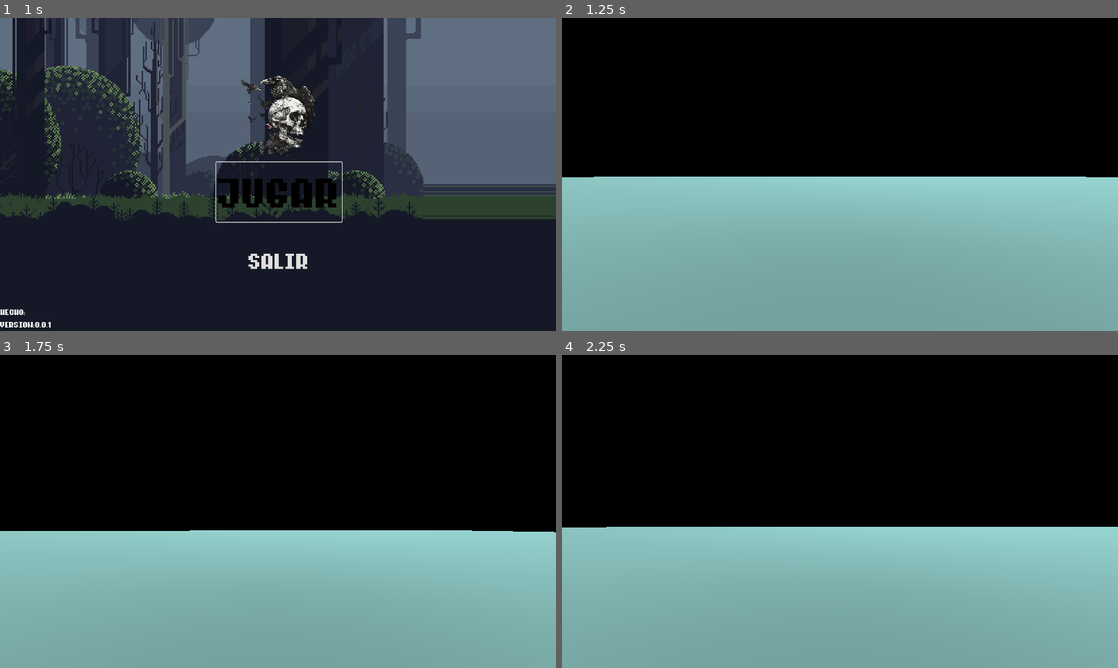
Above: before the commit, frames 1-4 (two rows, left to right).
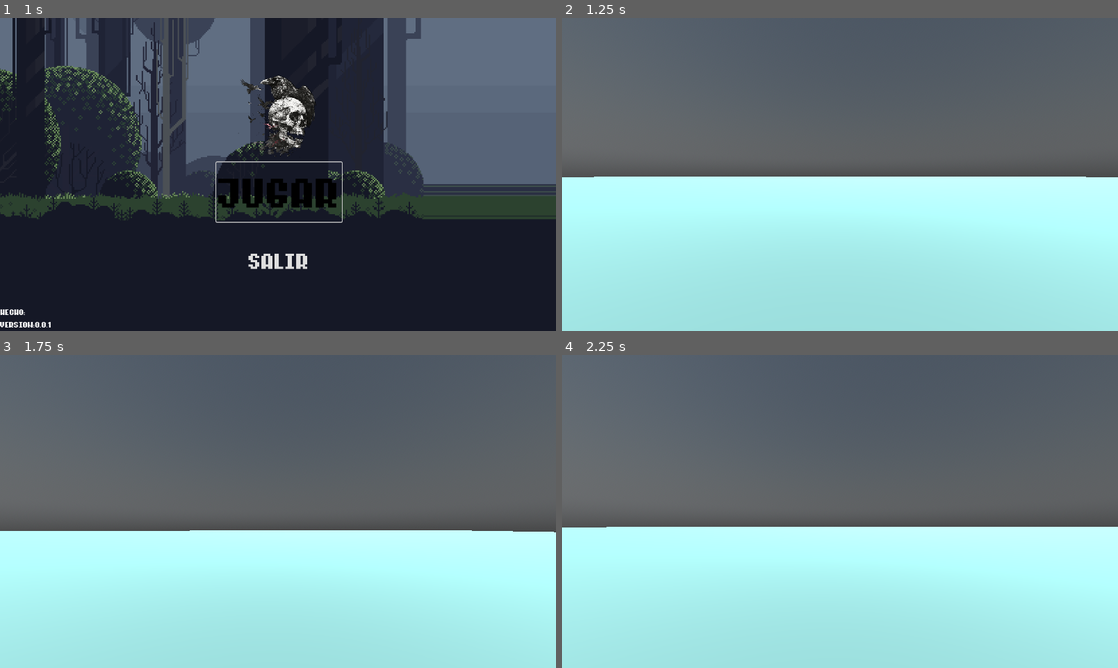
Above: after the commit, the same moments.

Repository: Datane/ShooterGodot
Game: Godot game, scene res://botones.tscn
The game is run twice, just before and just after one commit, with the same random seed, the same clock (stepped at 60 frames per second) and the same inputs.
Inputs (mouse positions are in pixels of both pictures, inside the frame that each line leads up to):
- Up to frame 1 (1 s): click "Jugar" at 0.5 s
- Up to frame 2 (1.25 s): no input
- Up to frame 3 (1.75 s): tap Enter (ui_accept) at 1.25, 1.52 s; move the mouse to (305, 511) at 1.27 s; hold W (ui_up) from 1.28 s (still down)
- Up to frame 4 (2.25 s): keep holding W (ui_up); tap Enter (ui_accept) at 2 s; move the mouse to (812, 511) at 2.02 s

Frame 1 is identical in both runs. In frame 2, 100% of the frame differs, in the area x 0-100%, y 0-100%; in frame 3, 100%; in frame 4, 100%.

Commit message:
Correcion de WolrdEnviroment
la luz y las sombras

Diff:
--- a/mundo.tscn
+++ b/mundo.tscn
@@ -11,13 +11,18 @@
 
 [sub_resource type="BoxShape3D" id="BoxShape3D_7oa56"]
 
+[sub_resource type="PhysicalSkyMaterial" id="PhysicalSkyMaterial_gpmyo"]
+
 [sub_resource type="Sky" id="Sky_dyx21"]
+sky_material = SubResource("PhysicalSkyMaterial_gpmyo")
 
 [sub_resource type="Environment" id="Environment_etpjj"]
 background_mode = 2
+background_color = Color(0.922659, 0.905452, 0.931026, 1)
 sky = SubResource("Sky_dyx21")
-sky_rotation = Vector3(1.77675, 0, 0)
+sky_rotation = Vector3(-0.0122173, 0, 0)
 ambient_light_source = 2
+ambient_light_energy = 2.4
 
 [node name="Mundo" type="Node3D"]
 
@@ -51,9 +56,10 @@
 
 [node name="DirectionalLight3D" type="DirectionalLight3D" parent="."]
 transform = Transform3D(-0.630434, -0.744897, -0.21836, 0.219741, -0.441055, 0.870163, -0.744491, 0.500598, 0.441741, 2.01458, 80.0037, 21.9457)
-light_energy = 3.444
+light_energy = 5.822
 light_indirect_energy = 3.0
 light_volumetric_fog_energy = 3.222
+shadow_enabled = true
 
 [node name="WorldEnvironment" type="WorldEnvironment" parent="."]
 environment = SubResource("Environment_etpjj")
Not shown: 1 places in mundo.tscn that only renumber resources
